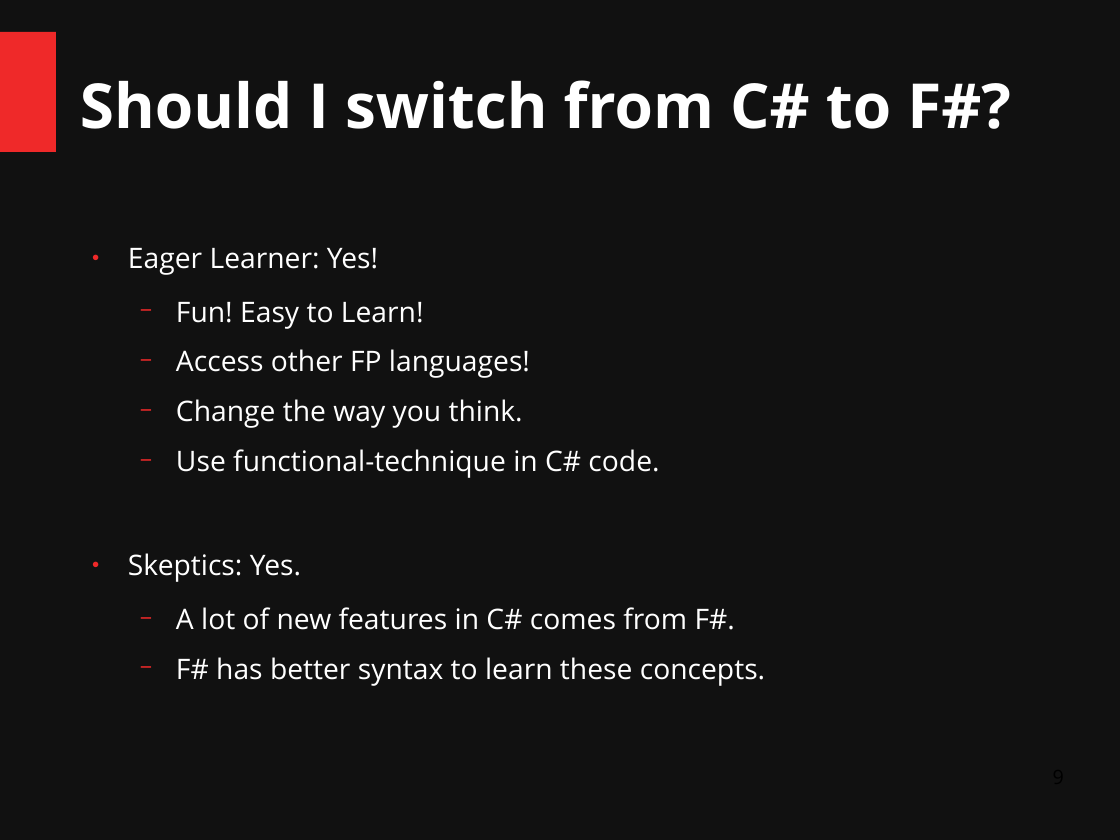
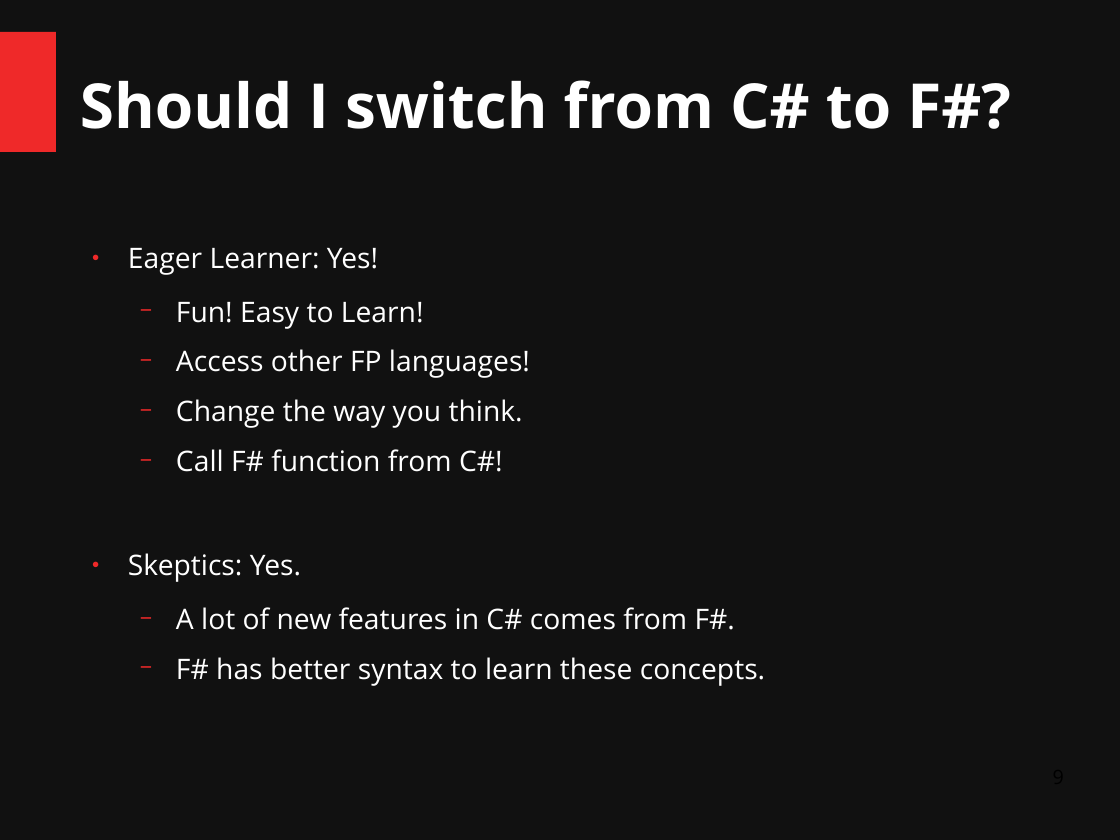
Before and after one commit to ChangHaiBin/FSharpPowerPoint, a slide deck: slide 9 of FSharp Talk Dark3.odp. Drawn at 1120x840 pixels with LibreOffice and Linux fonts; fonts in the diff are those of the drawing. Boxes give left, top, right and bottom in pixels: in the first picture for what was removed or moved away, otherwise in the second. Text is boxed around its words. In the diff, an @@ line names an element or a change of style, - is before the commit and + after.

```diff
--- a/FSharp Talk Dark3.odp
+++ b/FSharp Talk Dark3.odp
@@ text at (x1=176, y1=449, x2=503, y2=472): text changed @@
-  − Use functional-technique in C# code.
+  − Call F# function from C#!
```
Also in this commit, not shown: 3 slides added, 2 other files.
